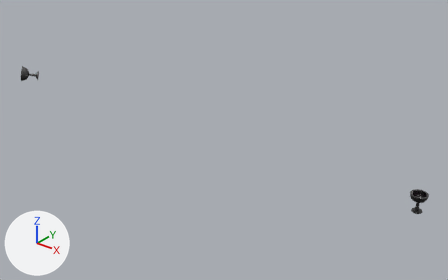
Before and after pictures for a commit that changed the FBX model Assets/Assets/Aldeia/Interior/CopoVinho/CopoVinho.fbx.
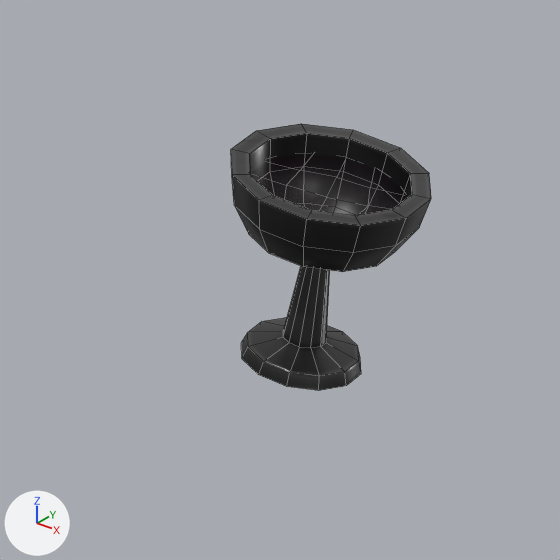
The first picture shows the older version from a 50 mm lens placed at (69.25, -86.79, 4.88), pointed at (63.95, -80.17, 0.77). The close-ups show both versions on the part from 87% to 98% of the width and 63% to 82% of the height of that picture; other places that the commit changed are outside them. The lights are fixed; the arrows at lower left show +X, +Y and +Z. The close-ups show mesh edges as thin lines. Where no turn or scale is listed for an object, it has been applied to the vertices.

Objects in the first close-up: 'CopoVinho'.
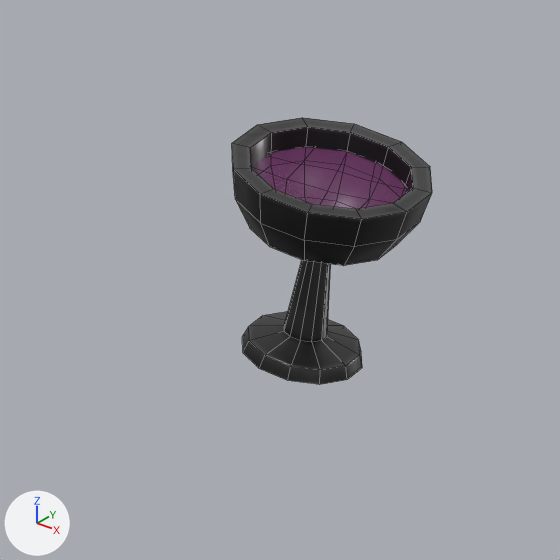
The newer file is also turned or shifted as a whole; pictures and numbers use the older file's frame.

Pixel boxes (x1, y1, x2, y2) of what changed, in the close-ups (560 x 560 px):
'CopoVinho', surface changed, reshaped (black to purple): before (231, 124, 431, 391); after (232, 118, 432, 385)

What changed in the scene script:
```text
Change img_dungeon_uv_glass_basecolor_png:
    img_dungeon_uv_glass_basecolor_png: load_image('dungeon_UV_glass_BaseColor.png', '../../Texturas/textures/dungeon_UV_glass_BaseColor.png', 2048, 2048, 'sRGB') -> load_image('dungeon_UV_glass_BaseColor.png', '../../Texturas/textures/dungeon_UV_glass_BaseColor.png', 2048, 2048, 'Non-Color')
Change me_cylinder_303:
    where me_cylinder_303.from_pydata(...)  # 289 vertices, 260 faces; spans x 59.5..67.21, y -80.76..-80.31, z 0.87..1.12
    used by ob_copovinho; location = (0.0, 0.0, 0.0)
    me_cylinder_303 part 1: the loose piece of 132 vertices spanning x 66.99..67.21, y -80.53..-80.31, z 0.88..1.11 is moved by (0.0, 0.0, 0.01)
```
